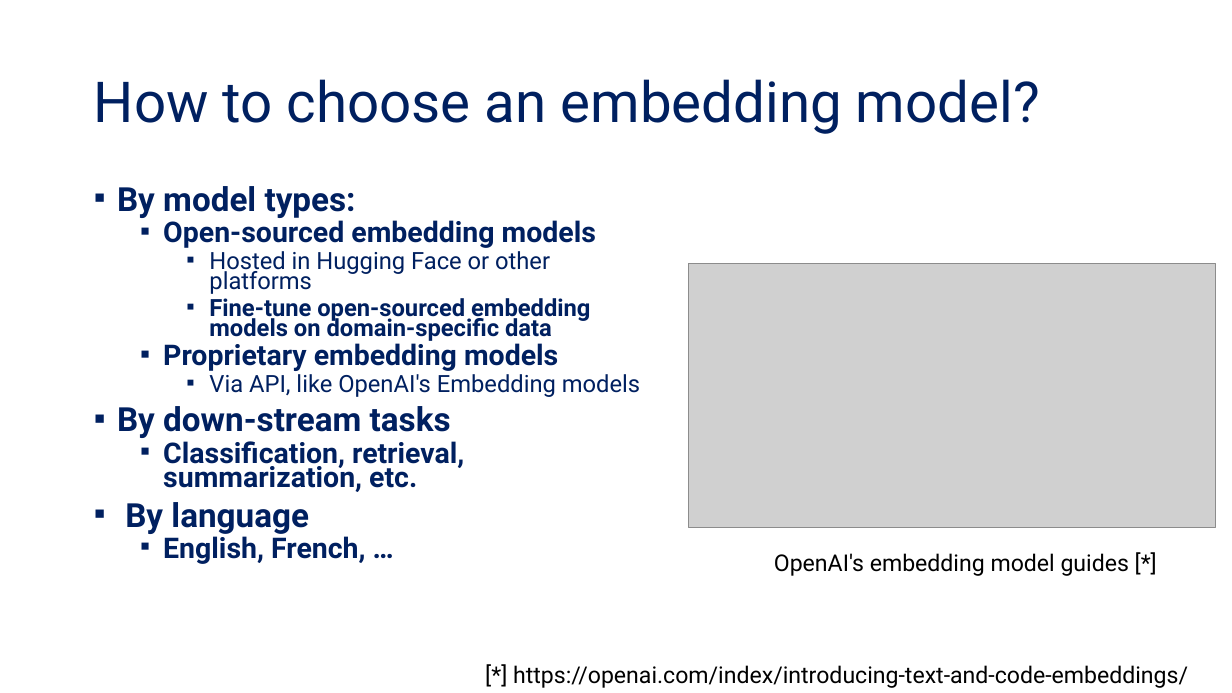
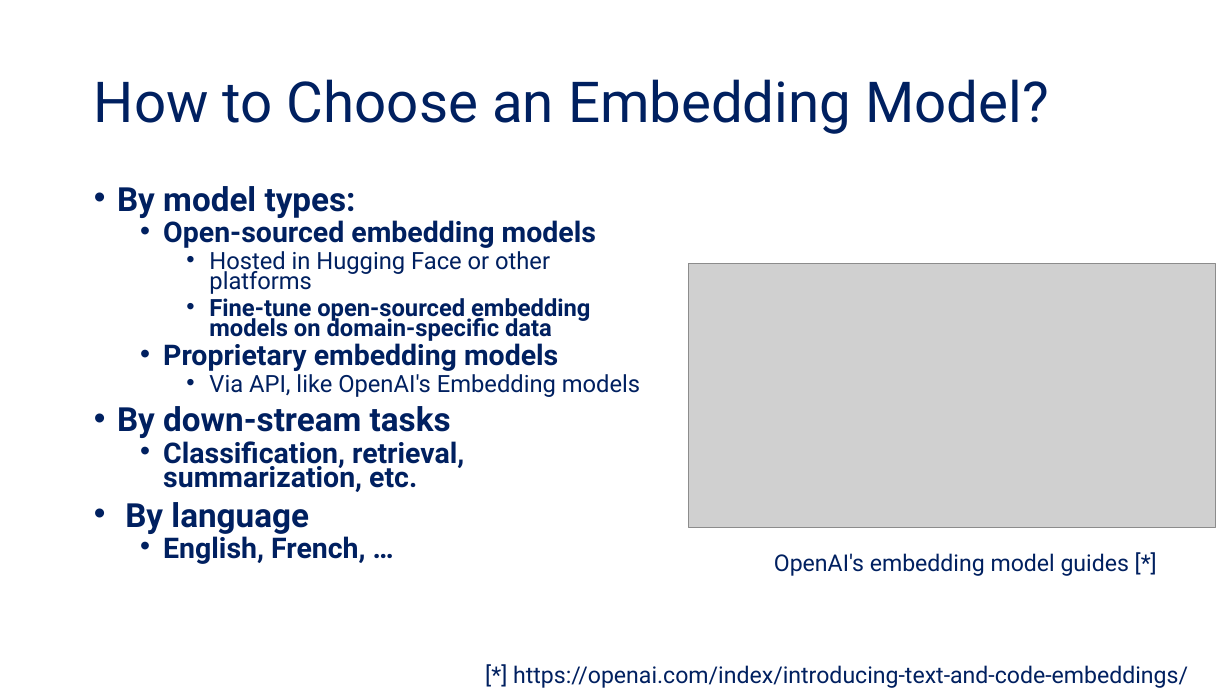
Before and after one commit to tanquangduong/transformer-pt, a slide deck: slide 25 of presentation/Transformer_Udemy/Udemy_P5_Components to build NLP web-applications with LLMs.pptx. Drawn at 1232x693 pixels with LibreOffice and Linux fonts; fonts in the diff are those of the drawing; grey boxes stand for pictures. Boxes give left, top, right and bottom in pixels: in the first picture for what was removed or moved away, otherwise in the second. Text is boxed around its words. In the diff, an @@ line names an element or a change of style, - is before the commit and + after.

```diff
--- a/presentation/Transformer_Udemy/Udemy_P5_Components to build NLP web-applications with LLMs.pptx
+++ b/presentation/Transformer_Udemy/Udemy_P5_Components to build NLP web-applications with LLMs.pptx
@@ title at bbox=[94, 79, 1049, 134]: text changed @@
-How to choose an embedding model?
+How to Choose an Embedding Model?
@@ text "By model types:" at bbox=[117, 186, 640, 564]: bullet ▪ to • @@
@@ text "OpenAI's embedding model guides [*]" at bbox=[774, 553, 1129, 576]: text colour #000000 to #002060 @@
@@ text "[*] https://openai.com/index/introducing-text-and-code-embed ..." at bbox=[513, 665, 1188, 688]: text colour #000000 to #002060 @@
```
Also in this commit, not shown: 46 other slides changed, 1 slide added, 5 other files.
